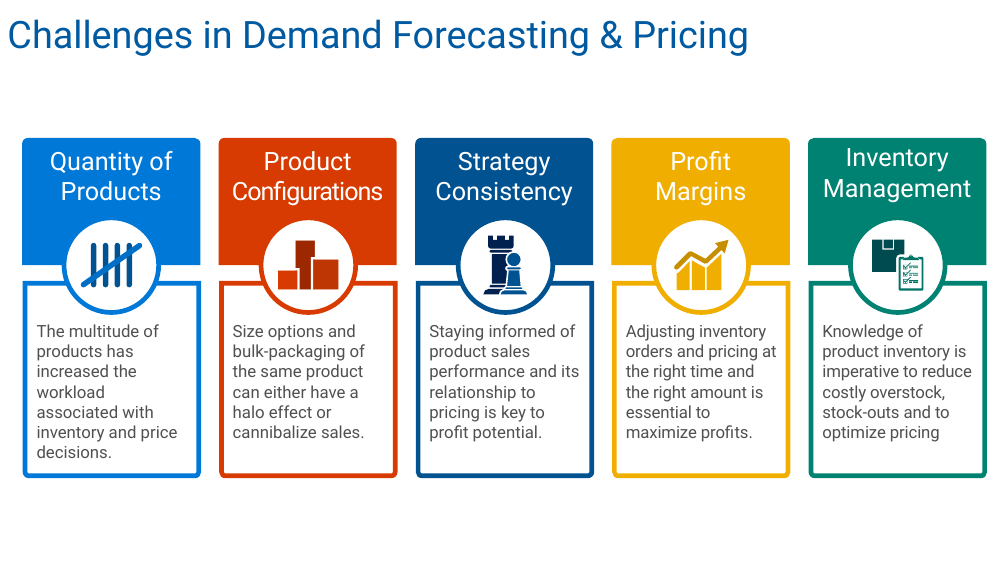
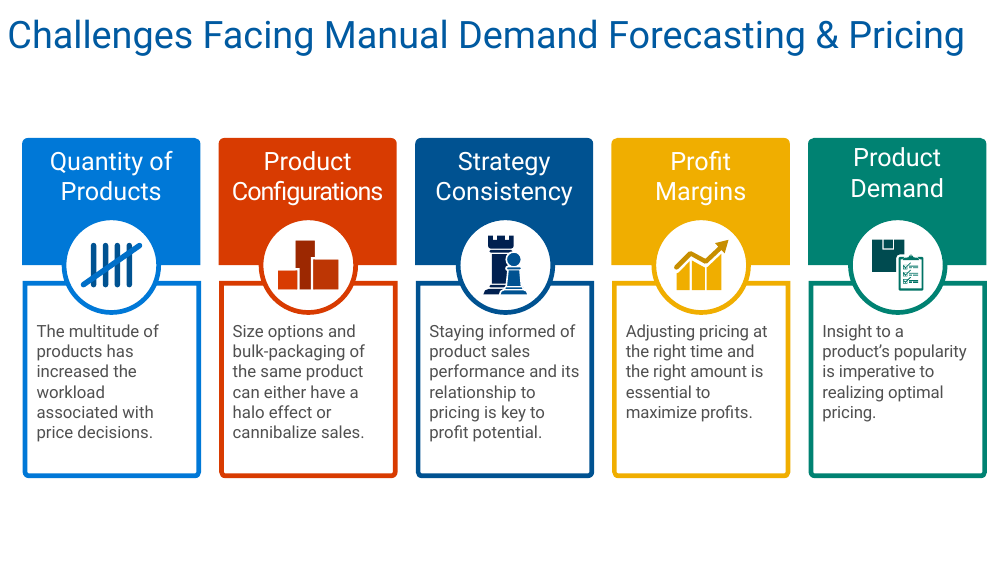
Before and after one commit to Azure/cortana-intelligence-price-optimization, a slide deck: slide 6 of Solution Overview for Business Audiences/Walking Deck.pptx. Drawn at 1008x567 pixels with LibreOffice and Linux fonts; fonts in the diff are those of the drawing; background and template pictures are left out. Boxes give left, top, right and bottom in pixels: in the first picture for what was removed or moved away, otherwise in the second. Text is boxed around its words. In the diff, an @@ line names an element or a change of style, - is before the commit and + after.

```diff
--- a/Solution Overview for Business Audiences/Walking Deck.pptx
+++ b/Solution Overview for Business Audiences/Walking Deck.pptx
@@ text at [7, 19, 965, 56]: text changed @@
-Challenges in Demand Forecasting & Pricing
+Challenges Facing Manual Demand Forecasting & Pricing
@@ text in freeform shape at [850, 147, 944, 198]: text changed @@
-Inventory Management
+Product Demand
@@ text in freeform shape at [37, 324, 158, 442]: text changed @@
-The multitude of products has increased the workload associated with inventory and price decisions.
+The multitude of products has increased the workload associated with price decisions.
@@ text in freeform shape at [626, 324, 767, 422]: text changed @@
-Adjusting inventory orders and pricing at the right time and the right amount is essential to maximize profits.
+Adjusting pricing at the right time and the right amount is essential to maximize profits.
@@ text in freeform shape at [822, 324, 967, 422]: text changed @@
-Knowledge of product inventory is imperative to reduce costly overstock, stock-outs and to optimize pricing
+Insight to a product’s popularity is imperative to realizing optimal pricing.
```
Also in this commit, not shown: 5 other slides changed, 2 slides added, 1 slide removed, 3 other files.
